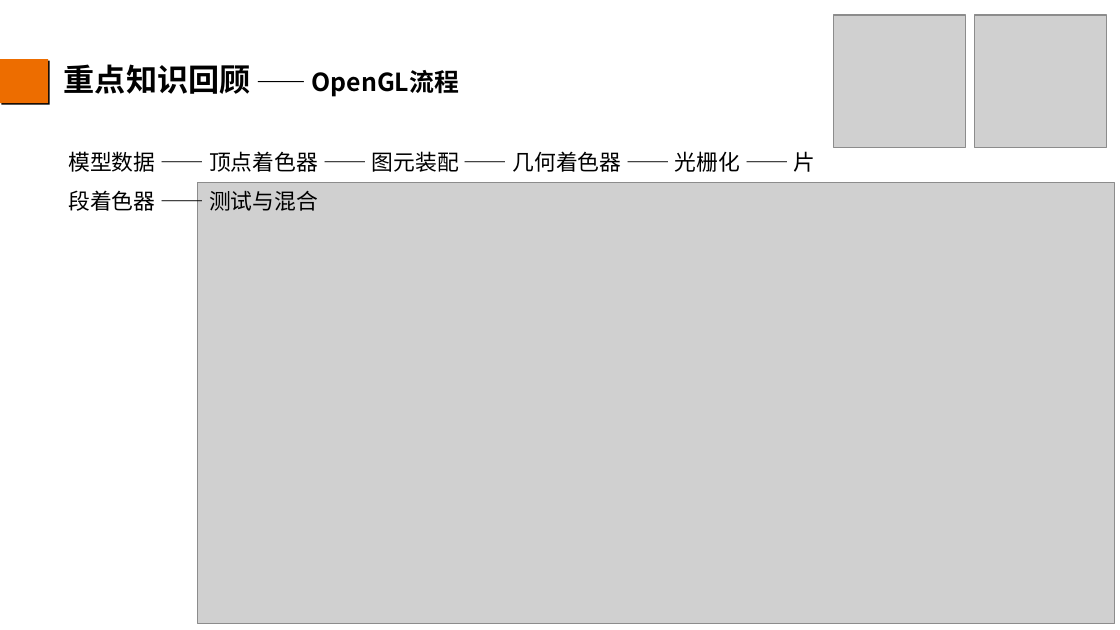
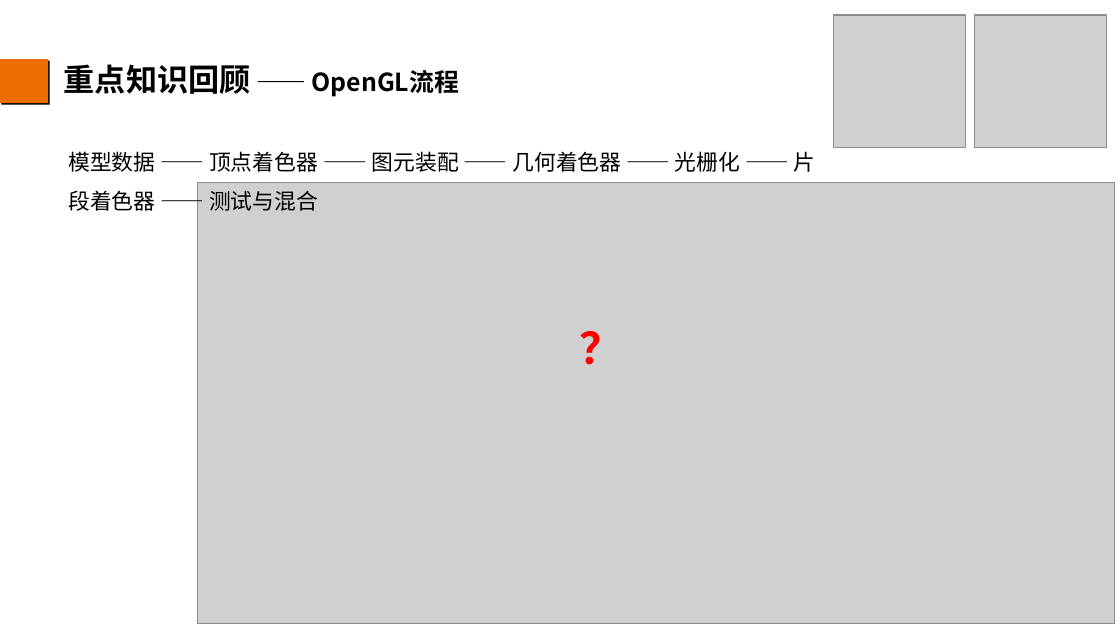
Before and after one commit to Jnnes/HelloOpengl, a slide deck: slide 6 of 总结.ppt. Drawn at 1120x630 pixels with LibreOffice and Linux fonts; fonts in the diff are those of the drawing; grey boxes stand for pictures; background and template pictures are left out. Boxes give left, top, right and bottom in pixels: in the first picture for what was removed or moved away, otherwise in the second. Text is boxed around its words. In the diff, an @@ line names an element or a change of style, - is before the commit and + after.

```diff
--- a/总结.ppt
+++ b/总结.ppt
@@ text added at box(569, 315, 635, 379), 28 pt, text #FF0000, bold @@
+？
```
Also in this commit, not shown: 4 other slides changed, 1 slide removed, 2 other files.
